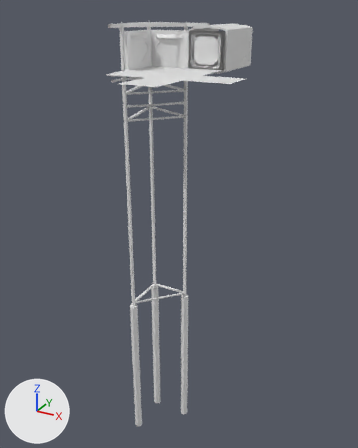
Renders of the FBX model DungeonCrawler/Assets/Assets/Meshes/MSH_Rooms_Proto.fbx from each side of a commit.
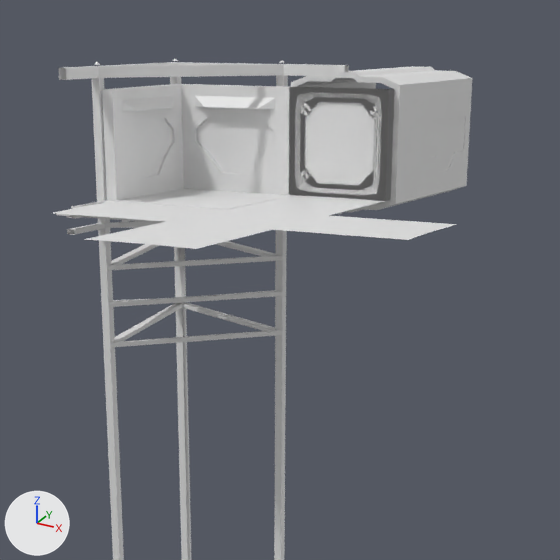
There are two pictures of each version: one whole from a 50 mm lens placed at (25.3, -45.0, 6.5), pointed at (-2.4, 5.4, -18.7), one close up on the part from 24% to 79% of the width and 0% to 44% of the height. Arrows for +X, +Y and +Z are at lower left; the lights stay in place. Where no turn or scale is listed for an object, it has been applied to the vertices.

Names of what the first close-up shows: 'MSH_DoorClosed', 'MSH_DoorOpen', 'MSH_Hall', 'MSH_HallWindow', 'MSH_RoomSupport', 'MSH_SurficeCentre', 'MSH_SurficeCorner', 'MSH_Wall', 'MSH_WallWindow'.
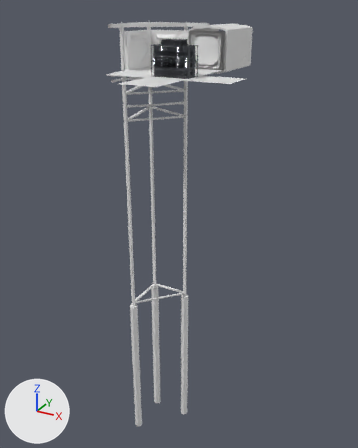
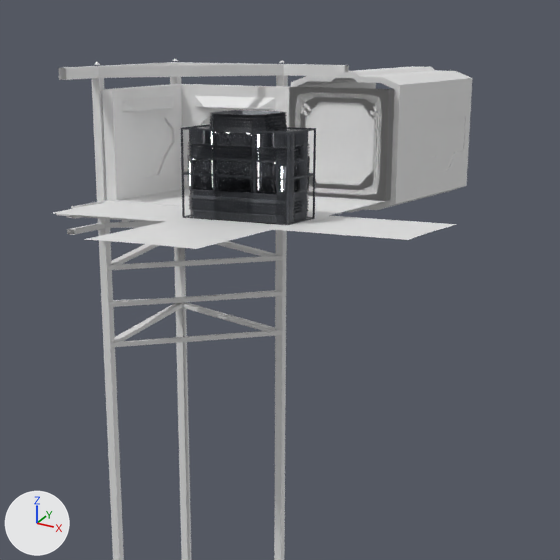
What changed in the scene script:
```text
Add img_uvcheckermap_png:
    img_uvcheckermap_png = load_image('UVCheckerMap.png', '../Textures/UVCheckerMap.png', 1024, 1024, 'sRGB')
Add img_uvcheckermap_pattern_png:
    img_uvcheckermap_pattern_png = load_image('UVCheckerMap_Pattern.png', '../Textures/UVCheckerMap_Pattern.png', 1024, 1024, 'Non-Color')
Add mat_grid:
    mat_grid = principled_material('Grid')
    mat_grid.texture = img_uvcheckermap_png
    mat_grid.metallic = 0.266
    mat_grid.roughness = 0.241
Add mat_material:
    mat_material = principled_material('Material')
    mat_material.base_color = (0.8, 0.8, 0.8)  # white #e7e7e7
    mat_material.metallic = 0.79
    mat_material.roughness = 0.178
    mat_material.emission_strength = 5.0
Add mat_grid_tans:
    mat_grid_tans = principled_material('Grid_Tans')
    mat_grid_tans.texture = img_uvcheckermap_png
    mat_grid_tans.metallic = 0.28
    mat_grid_tans.roughness = 0.171
    mat_grid_tans.alpha = 0.503
Add mat_grid_pat:
    mat_grid_pat = bpy.data.materials.new('Grid_Pat')
    # uses the picture img_uvcheckermap_pattern_png
Add me_cube:
    me_cube.from_pydata(...)  # 6192 vertices, 5982 faces; spans x -2.1..2.1, y -1.0..1.0, z 0.0..3.0
    me_cube.materials.append(mat_grid)  # picture img_uvcheckermap_png
Add me_cube_005:
    me_cube_005.from_pydata(...)  # 962 vertices, 953 faces; spans x -1.1..1.1, y -1.1..1.1, z 0.0..3.5
    # faces by material slot: [777, 32, 64, 80]
    me_cube_005.materials.append(mat_grid)  # picture img_uvcheckermap_png
    me_cube_005.materials.append(mat_grid_tans)  # picture img_uvcheckermap_png
    me_cube_005.materials.append(mat_material)  # white #e7e7e7
    me_cube_005.materials.append(mat_grid_pat)
Add me_cube_006:
    me_cube_006.from_pydata(...)  # 2114 vertices, 2117 faces; spans x -2.0..2.0, y -1.1..1.1, z 0.0..2.5
    # faces by material slot: [1941, 32, 64, 80]
    me_cube_006.materials.append(mat_grid)  # picture img_uvcheckermap_png
    me_cube_006.materials.append(mat_grid_tans)  # picture img_uvcheckermap_png
    me_cube_006.materials.append(mat_material)  # white #e7e7e7
    me_cube_006.materials.append(mat_grid_pat)
Add ob_cube:
    ob_cube = bpy.data.objects.new('Cube', me_cube)
    ob_cube.location = (0.0, 0.0, 0.0)
Add ob_cube_381:
    ob_cube_381 = bpy.data.objects.new('Cube.381', me_cube_005)
    ob_cube_381.location = (0.0, 0.0, 0.0)
Add ob_cube_382:
    ob_cube_382 = bpy.data.objects.new('Cube.382', me_cube_006)
    ob_cube_382.location = (0.0, 0.0, 0.0)
```

What differs and where, as boxes (x1, y1, x2, y2) in the close-ups (560 x 560 px):
'Cube.382', added (black): after (187, 142, 310, 224)
    faces in mat_grid (picture img_uvcheckermap_png): (187, 142, 310, 224)
    faces in mat_grid_tans (picture img_uvcheckermap_png): (192, 159, 300, 194)
'Cube', added (black): after (181, 124, 316, 225)
'Cube.381', added (black): after (209, 110, 287, 222)
    faces in mat_grid (picture img_uvcheckermap_png): (209, 110, 287, 222)
    faces in mat_grid_tans (picture img_uvcheckermap_png): (214, 132, 258, 193)
'MSH_WallWindow', unchanged, covered by the edit: before (123, 117, 275, 177); after (123, 117, 211, 177)
'MSH_SurficeCorner', unchanged, covered by the edit: before (77, 189, 293, 209); after (77, 189, 190, 207)
